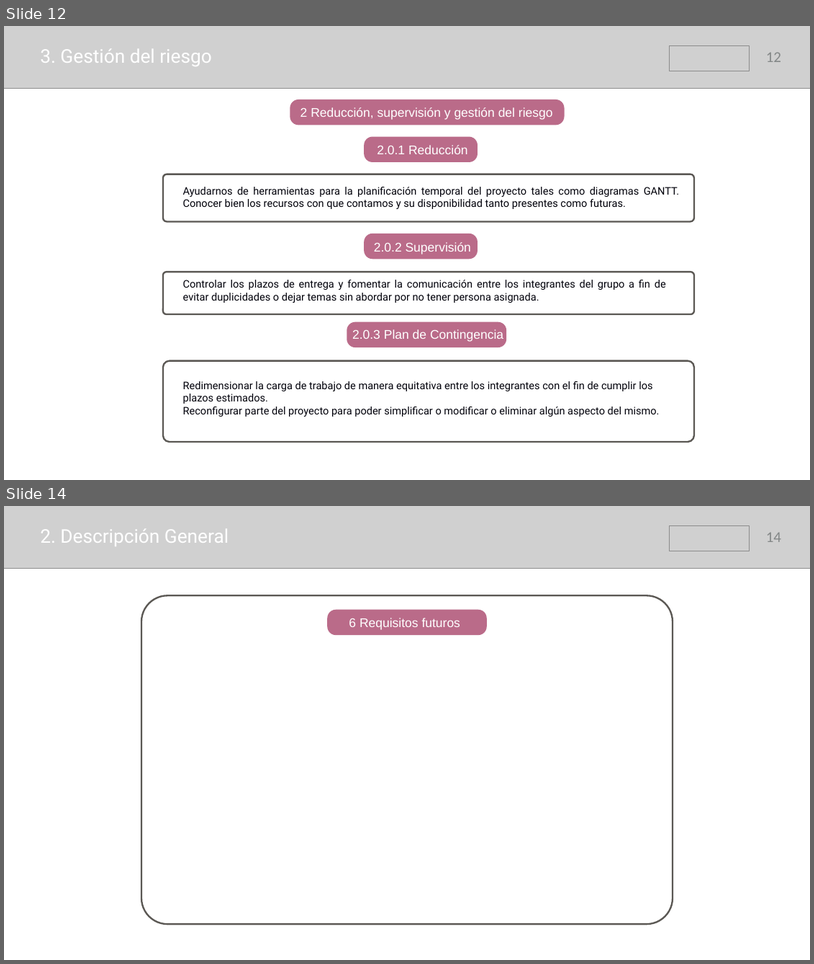
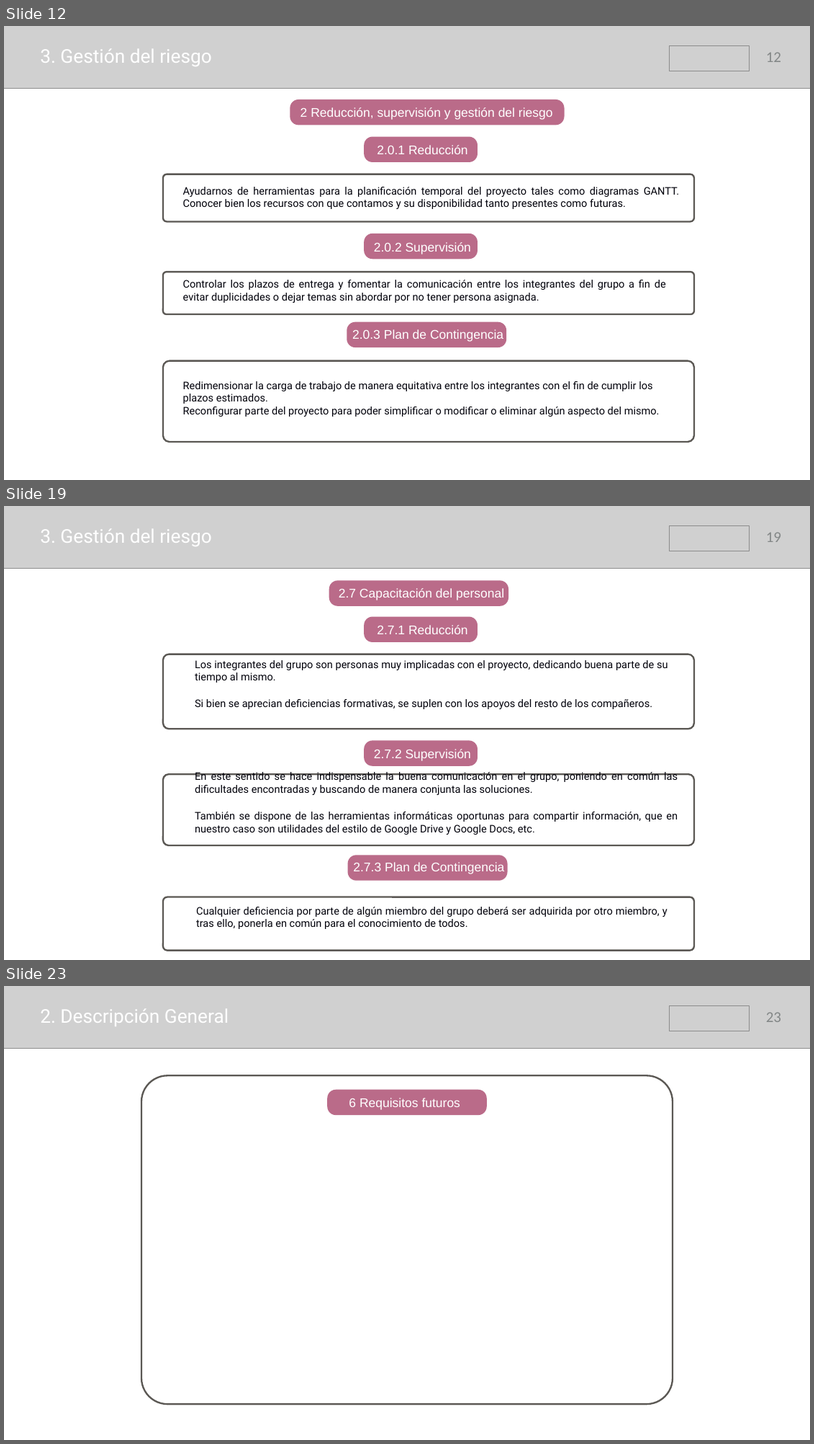
Before and after one commit to samusolo/iDoctor, a slide deck: Plan de proyecto.pptx. Shown one above the other, each under a label of ours: slides 12 and 14 before the commit, slides 12, 19 and 23 after it; the slides between them are not shown. The pictures are 814x964 and 814x1444 pixels, drawn with LibreOffice and Linux fonts; fonts in the diff are those of the drawing; grey boxes stand for pictures. Boxes give left, top, right and bottom in pixels: in the first picture for what was removed or moved away, otherwise in the second. Text is boxed around its words. In the diff, an @@ line names an element or a change of style, - is before the commit and + after.

```diff
--- a/Plan de proyecto.pptx
+++ b/Plan de proyecto.pptx
@@ slide 19 added at (4, 506, 810, 960), background #FFFFFF @@
@@ picture added at (4, 506, 810, 568) @@
@@ picture added at (669, 525, 749, 551) @@
@@ text added at (40, 529, 211, 546), 45 pt, text #FFFFFF @@
+3. Gestión del riesgo
@@ page number added at (766, 532, 782, 542), 36 pt, text #838787 @@
+19
@@ rounded rectangle added at (329, 580, 509, 606), fill #BA6B89 @@
@@ text added at (339, 588, 504, 600), 30 pt, text #FFFFFF @@
+  2.7 Capacitación del personal
@@ rounded rectangle added at (364, 617, 478, 642), fill #BA6B89 @@
@@ text added at (377, 625, 468, 634), 30 pt, text #FFFFFF @@
+  2.7.1 Reducción
@@ rounded rectangle added at (163, 654, 694, 729), outline #5B5854 4 pt @@
@@ text added at (195, 660, 669, 709), 25 pt, text #00000A @@
+Los integrantes del grupo son personas muy implicadas con el proyecto, dedicando buena parte de su tiempo al mismo.
+Si bien se aprecian deficiencias formativas, se suplen con los apoyos del resto de los compañeros.
@@ rounded rectangle added at (364, 740, 478, 766), fill #BA6B89 @@
@@ text added at (374, 749, 471, 761), 30 pt, text #FFFFFF @@
+  2.7.2 Supervisión
@@ rounded rectangle added at (163, 774, 694, 845), outline #5B5854 4 pt @@
@@ text added at (195, 772, 678, 834), 25 pt, text #00000A @@
+En este sentido se hace indispensable la buena comunicación en el grupo, poniendo en común las dificultades encontradas y buscando de manera conjunta las soluciones.
+También se dispone de las herramientas informáticas oportunas para compartir información, que en nuestro caso son utilidades del estilo de Google Drive y Google Docs, etc.
@@ rounded rectangle added at (347, 854, 507, 880), fill #BA6B89 @@
@@ text added at (353, 862, 504, 874), 30 pt, text #FFFFFF @@
+  2.7.3 Plan de Contingencia
@@ rounded rectangle added at (163, 897, 694, 950), outline #5B5854 4 pt @@
@@ text added at (196, 906, 668, 929), 25 pt, text #00000A @@
+Cualquier deficiencia por parte de algún miembro del grupo deberá ser adquirida por otro miembro, y tras ello, ponerla en común para el conocimiento de todos.
@@ what was slide 14 is now slide 23 @@
@@ page number at (766, 1012, 782, 1022): text changed @@
-14
+23
```
Also in this commit, not shown: 3 slides changed, 8 other slides added.
